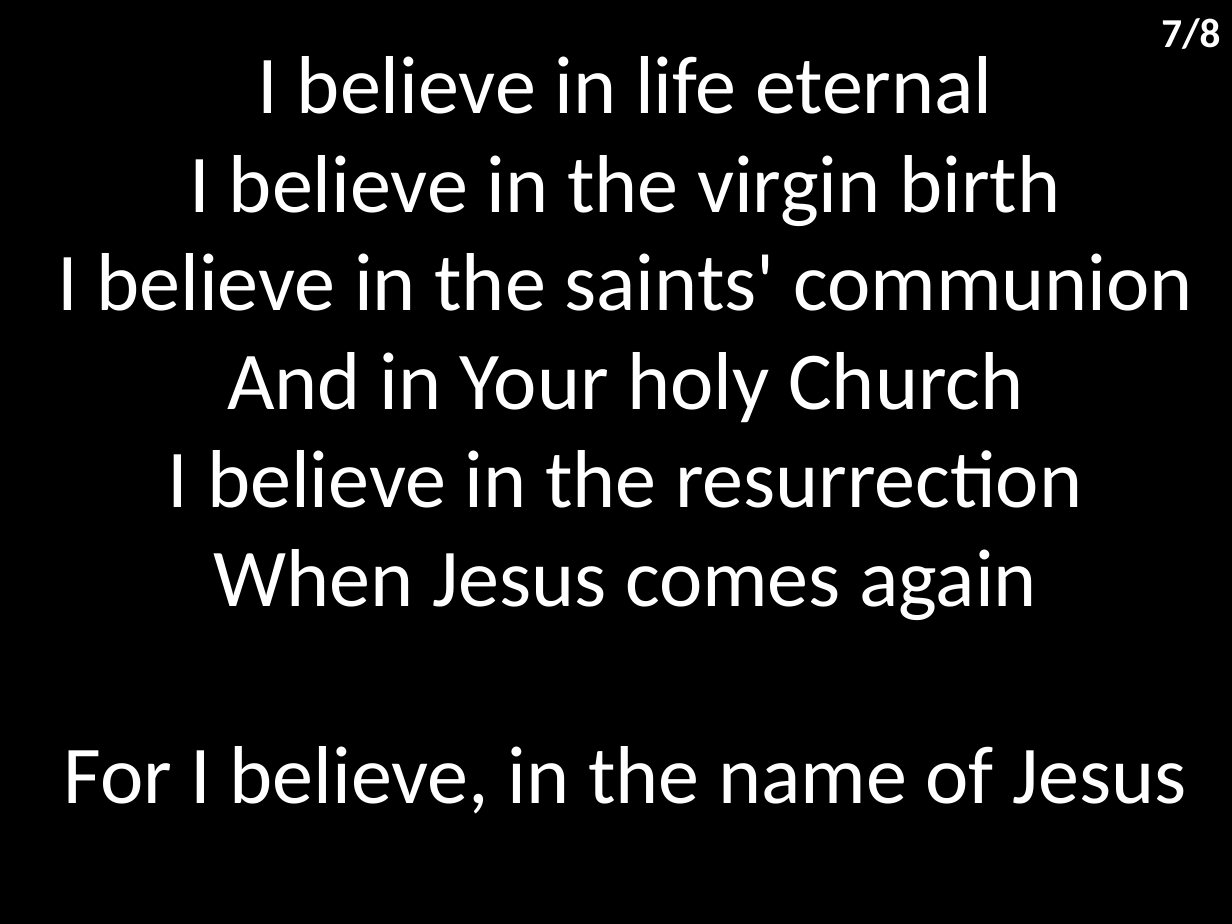
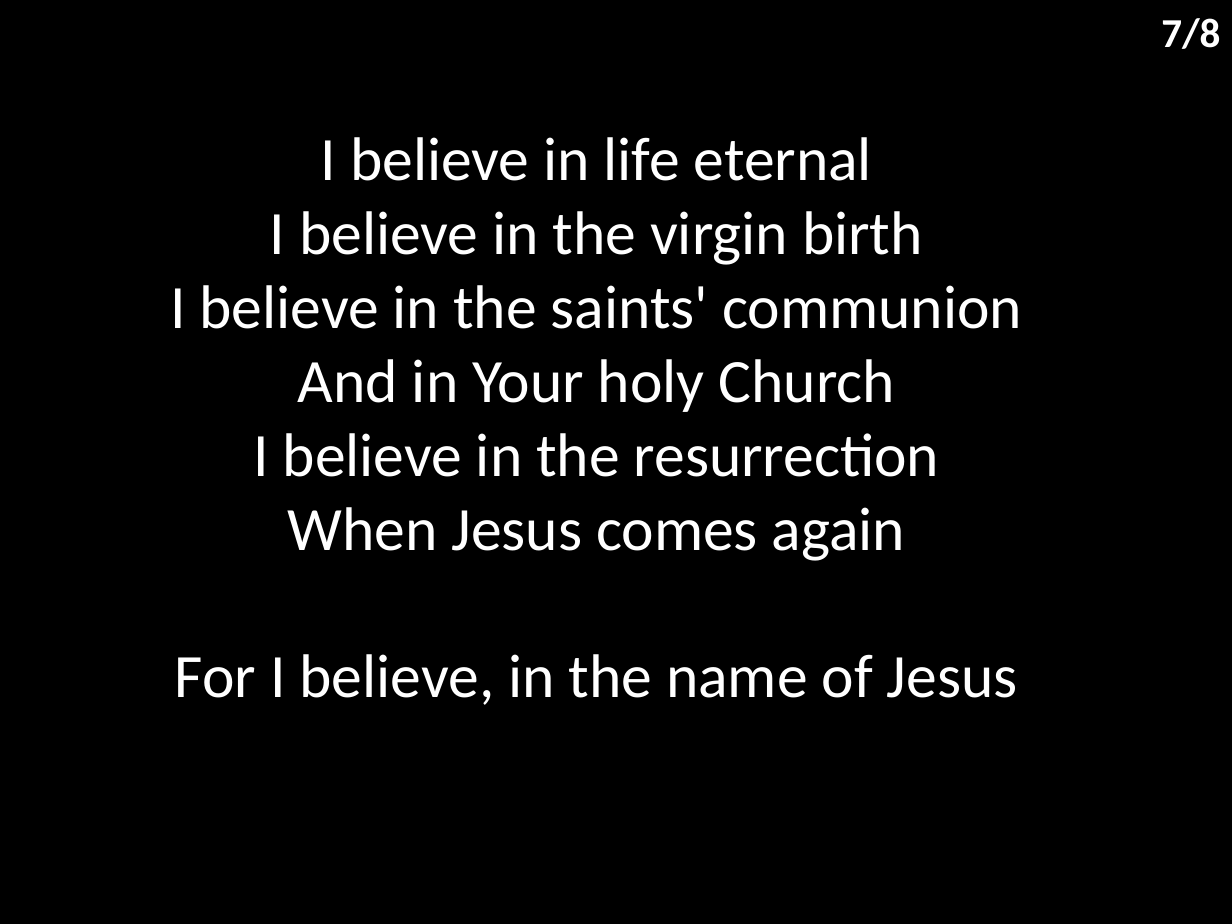
Before and after one commit to hoo-are-ya/worship, a slide deck: slide 8 of docs/songs/this i believe.pptx. Drawn at 1232x924 pixels with LibreOffice and Linux fonts; fonts in the diff are those of the drawing. Boxes give left, top, right and bottom in pixels: in the first picture for what was removed or moved away, otherwise in the second. Text is boxed around its words. In the diff, an @@ line names an element or a change of style, - is before the commit and + after.

```diff
--- a/docs/songs/this i believe.pptx
+++ b/docs/songs/this i believe.pptx
@@ subtitle "I believe in life eternal ..." moved from (x1=57, y1=56, x2=1193, y2=814) to (x1=170, y1=137, x2=1022, y2=705) @@
@@ subtitle "I believe in life eternal ..." at (x1=170, y1=137, x2=1022, y2=705): size 48 to 36 pt; less space between paragraphs @@
```
Also in this commit, not shown: 8 other slides changed, 7 other files.
